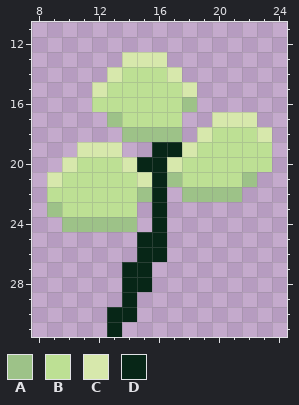
Pixel-art file: Assets/Art/Environment/Beach/Foliage/Beach_Plant_1.aseprite. The picture above was drawn from the file before the commit.
32x32 pixels, 1 frame. Shown: x 8..24, y 11..31.
Palette (. is transparent): A #9dc288  B #bde094  C #d7e8ac  D #072617
Pixels before, first column x 9:
13 .....CCC.......
14 ....CBBBC......
15 ...CBBBBBC.....
16 ...BBBBBBA.....
17 ....ABBBB..CCC.
18 .....AAAA.CBBBC
19 ..CCC..DDCBBBBB
20 .CBBBCDDCBBBBBB
21 CBBBBBCDABBBBA.
22 BBBBBBAD.AAAA..
23 ABBBBB.D.......
24 .AAAAA.D.......
25 ......DD.......
26 ......DD.......
27 .....DD........
28 .....DD........
29 .....D.........
30 ....DD.........
31 ....D..........
After:
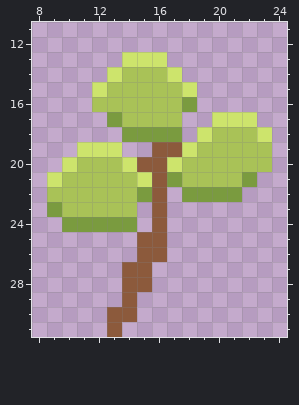
The edit:
Colour A changes from #9dc288 to #7a9b3f.
Colour B changes from #bde094 to #a9c257.
Colour C changes from #d7e8ac to #cde46c.
Colour D changes from #072617 to #8c5a3c.
Boxes around the changes in both pictures, in picture pixels (x1, y1, x2, y2):
changed: (47, 52, 272, 337)
